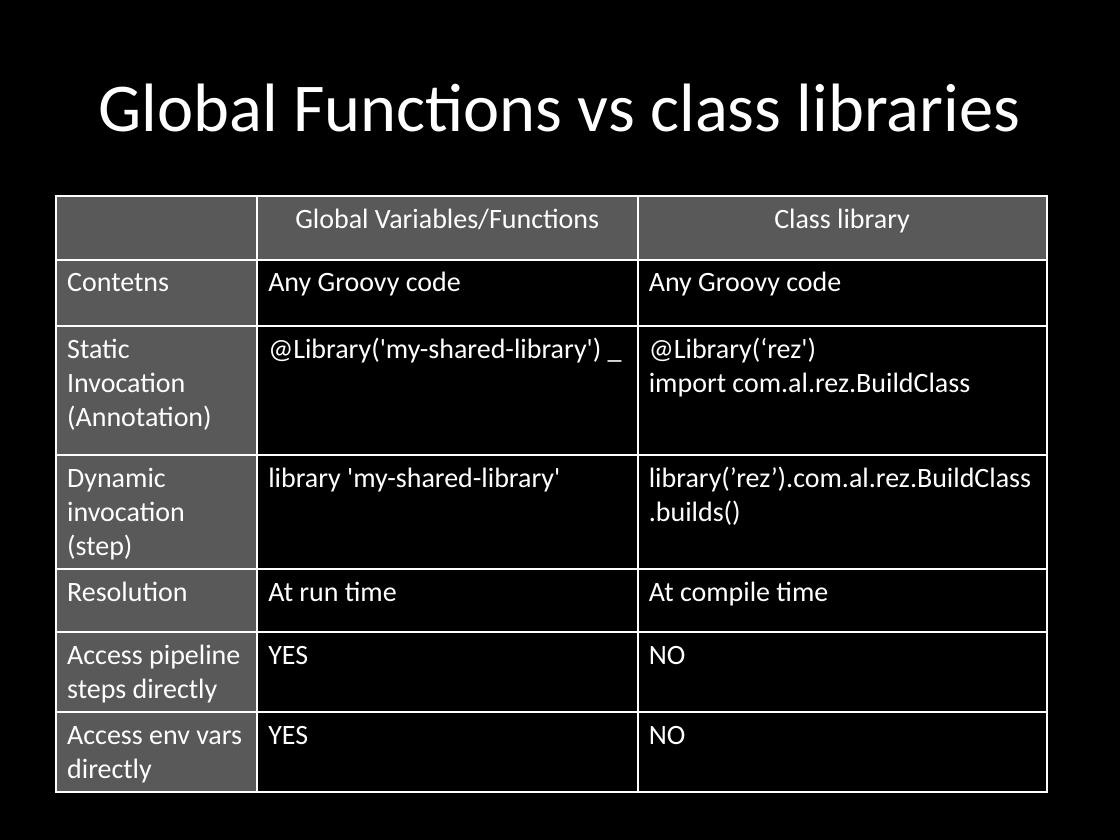
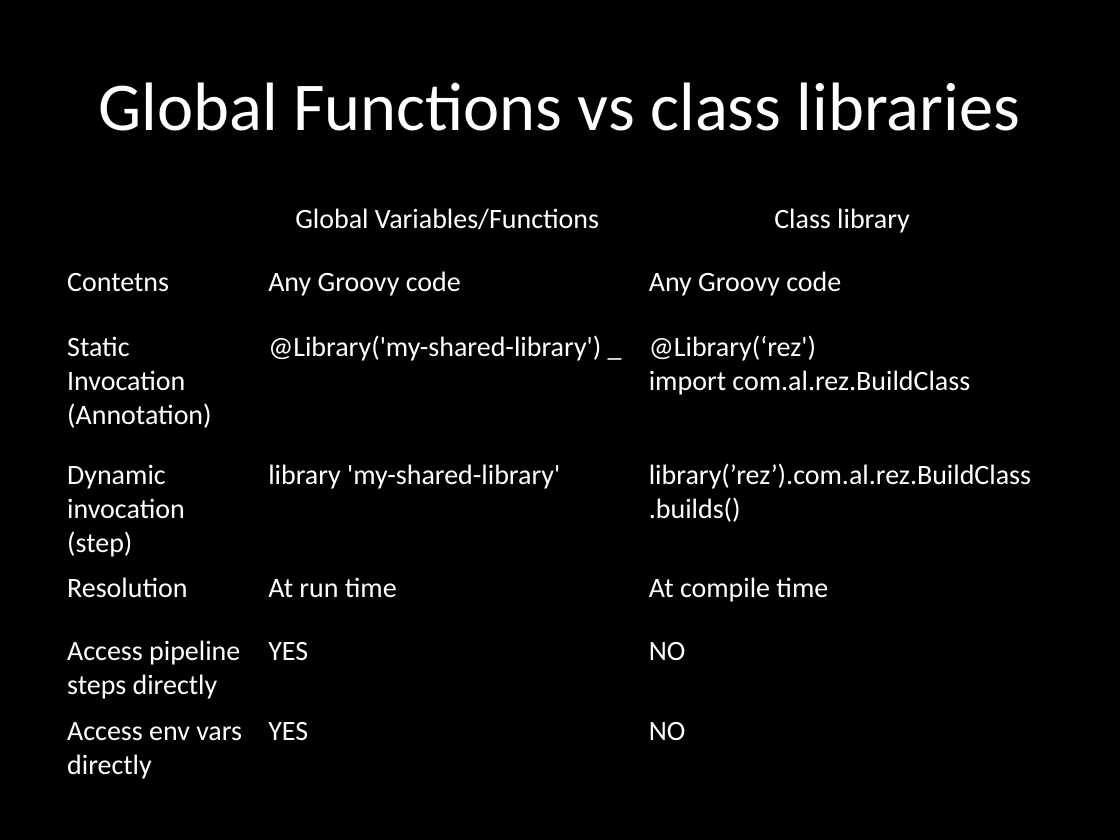
Before and after one commit to AnimalLogic/jenkins_pipeline, a slide deck: slide 10 of SharedPipelinePresentation.pptx (slide 7 before the commit). Drawn at 1120x840 pixels with LibreOffice and Linux fonts; fonts in the diff are those of the drawing. Boxes give left, top, right and bottom in pixels: in the first picture for what was removed or moved away, otherwise in the second. Text is boxed around its words. In the diff, an @@ line names an element or a change of style, - is before the commit and + after.

```diff
--- a/SharedPipelinePresentation.pptx
+++ b/SharedPipelinePresentation.pptx
@@ table at bbox=[56, 196, 1047, 787] @@
@@ fill #595959 to none in 8 cells @@
@@ borders changed @@
```
Also in this commit, not shown: 8 other slides changed, 5 slides added, 2 other files.
